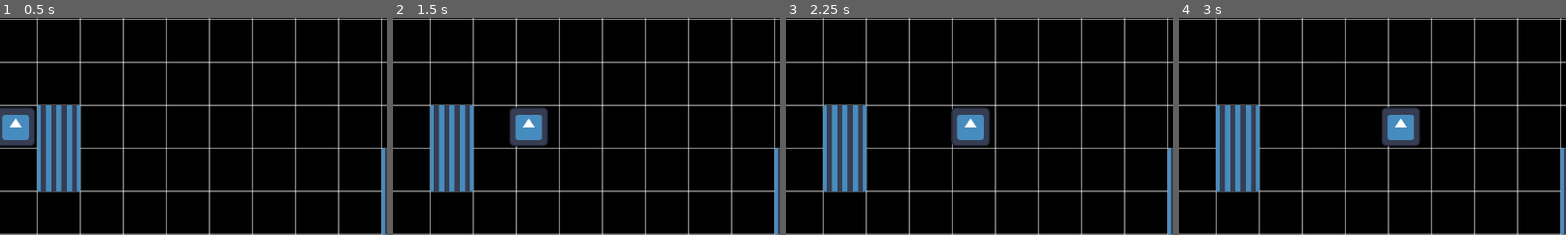
Above: before the commit, frames 1-4 (left to right).
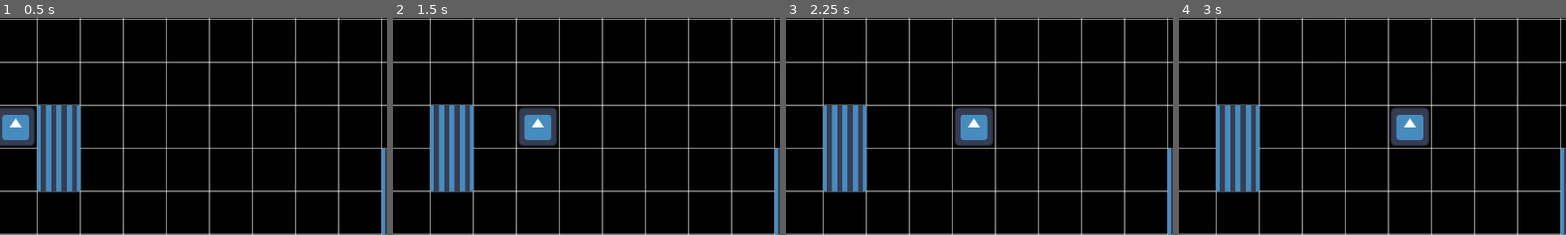
Above: after the commit, the same moments.

Repository: pradoh97/square-jam
Game: Godot game, scene res://levels/test_level.tscn
Two runs of this game, one before a commit and one after it. Both use one fixed random seed, a clock stepped at 60 frames per second and the inputs below. The engine's default icon, where the game draws it, is replaced by a stand-in: a white triangle on a blue panel in a dark square.
Inputs:
- Up to frame 1 (0.5 s): no input
- Up to frame 2 (1.5 s): tap Enter at 0.5 s; hold D (move) 0.53-1.28 s; tap Space at 1.25 s; tap D (move) at 1.35 s
- Up to frame 3 (2.25 s): hold D (move) from 2.03 s (still down)
- Up to frame 4 (3 s): tap Enter at 2.75 s; release D (move) at 2.78 s; tap D (move) at 2.85 s
The pictures show only the part of the screen within x 1-51%, y 20-70%; the shares and areas given below are measured in that part.

Frame 1 is identical in both runs. In frame 2, 1.4% of the frame differs, in the area x 30-43%, y 41-60%; in frame 3, 0.7%; in frame 4, 1.4%.
Error in both runs: Invalid assignment of property or key 'wait_time' with value of type 'float' on a base object of type 'null instance'. (res://levels/trap.gd:12)

Commit message:
Add optional tween on movement

Diff:
--- a/player/player.gd
+++ b/player/player.gd
@@ -1,15 +1,17 @@
 extends CharacterBody2D
 class_name Player
 
+@export var use_tween = false
 var movement_step = 64
 var initial_pos: Vector2
 var movement_ongoing = false
 var movement_tween: Tween
+
 func _ready():
 	initial_pos = global_position
 
 func _input(event):
-	if event.is_action_pressed("move"):
+	if event.is_action_pressed("move") and use_tween:
 		if movement_tween and movement_tween.is_running():
 			movement_tween.pause()
 			movement_tween.custom_step(1.1)
@@ -18,10 +20,14 @@
 		movement_tween.set_trans(Tween.TRANS_QUINT)
 		movement_tween.tween_property(self, "global_position:x", global_position.x + movement_step, 0.5)
 		movement_tween.play()
+	if event.is_action_pressed("move") and not use_tween:
+		global_position.x += movement_step
 
 func respawn():
 	var particles = $CPUParticles2D.duplicate()
 	get_parent().add_child(particles)
-	movement_tween.kill()
+	particles.global_position = $CPUParticles2D.global_position
+	if use_tween:
+		movement_tween.kill()
 	global_position = initial_pos
 	particles.emitting = true
